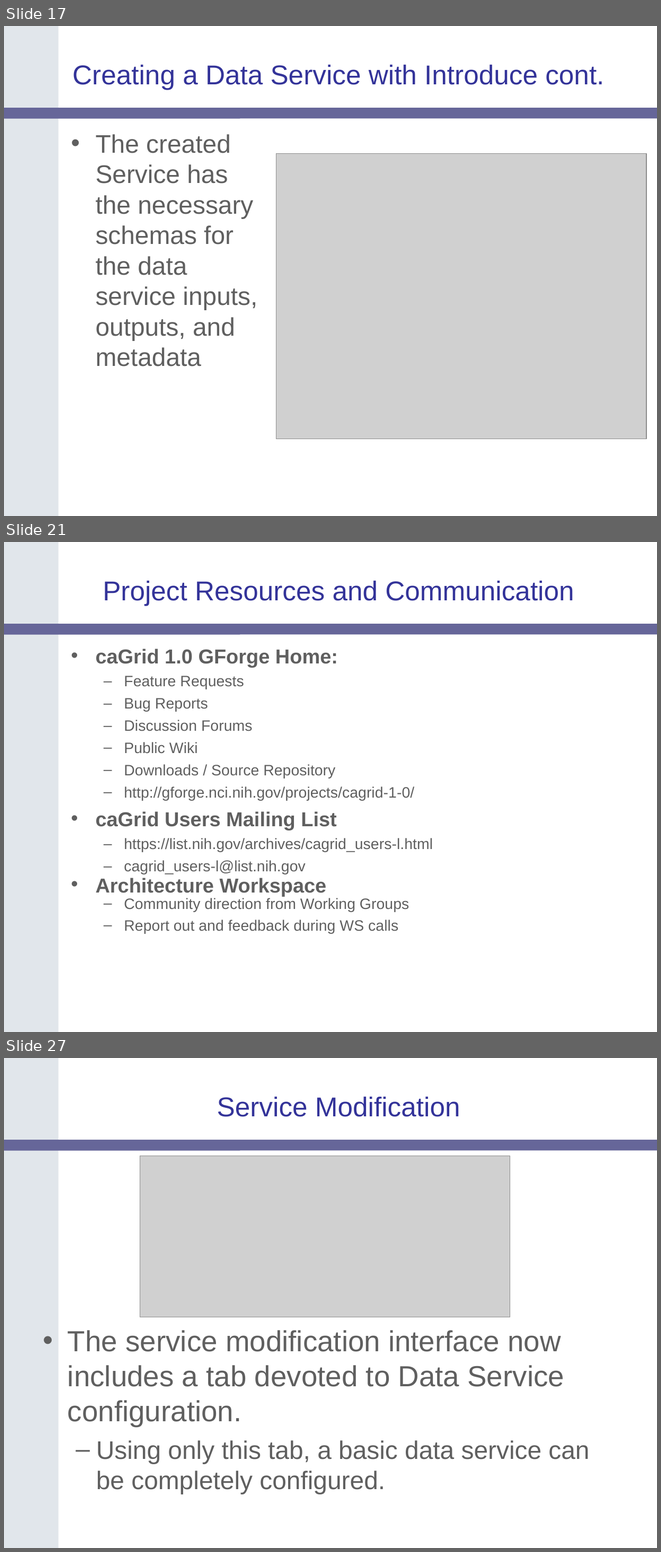
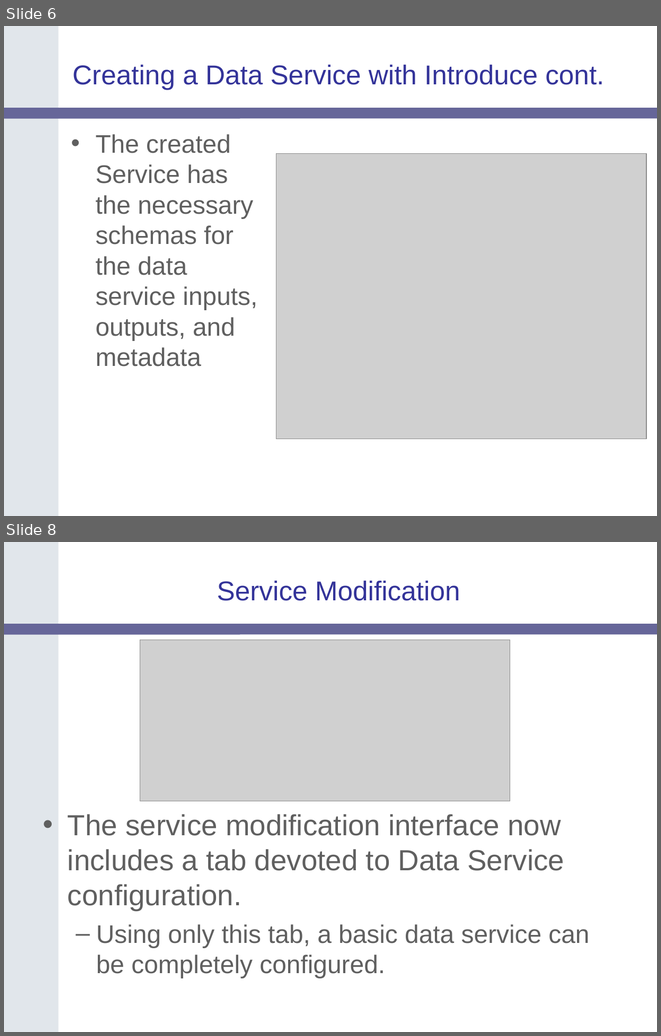
Before and after one commit to NCIP/cagrid-portal, a slide deck: cagrid-1-0/Documentation/presentations/200607_VCDE_ARCH/caGrid-1.0_Beta_Data-Services.ppt. Shown one above the other, each under a label of ours: slides 17, 21 and 27 before the commit, slides 6 and 8 after it; the slides between them are not shown. The pictures are 661x1552 and 661x1036 pixels, drawn with LibreOffice and Linux fonts; fonts in the diff are those of the drawing; grey boxes stand for pictures; background and template pictures are left out. Boxes give left, top, right and bottom in pixels: in the first picture for what was removed or moved away, otherwise in the second. Text is boxed around its words. In the diff, an @@ line names an element or a change of style, - is before the commit and + after.

```diff
--- a/cagrid-1-0/Documentation/presentations/200607_VCDE_ARCH/caGrid-1.0_Beta_Data-Services.ppt
+++ b/cagrid-1-0/Documentation/presentations/200607_VCDE_ARCH/caGrid-1.0_Beta_Data-Services.ppt
@@ slide 21 removed at bbox=[4, 542, 657, 1032], background #FFFFFF; not listed: 2 template elements that a slide beside it also shows @@
@@ title removed at bbox=[103, 581, 574, 606] @@
-Project Resources and Communication
@@ text removed at bbox=[96, 649, 433, 934] @@
-• caGrid 1.0 GForge Home:
-  – Feature Requests
-  – Bug Reports
-  – Discussion Forums
-  – Public Wiki
-  – Downloads / Source Repository
-  – http://gforge.nci.nih.gov/projects/cagrid-1-0/
-• caGrid Users Mailing List
-  – https://list.nih.gov/archives/cagrid_users-l.html
-  – cagrid_users-l@list.nih.gov
-• Architecture Workspace
-  – Community direction from Working Groups
-  – Report out and feedback during WS calls
@@ what was slide 17 is now slide 6 @@
@@ what was slide 27 is now slide 8 @@
```
Also in this commit, not shown: 4 slides changed, 1 slide added, 7 other slides removed.
